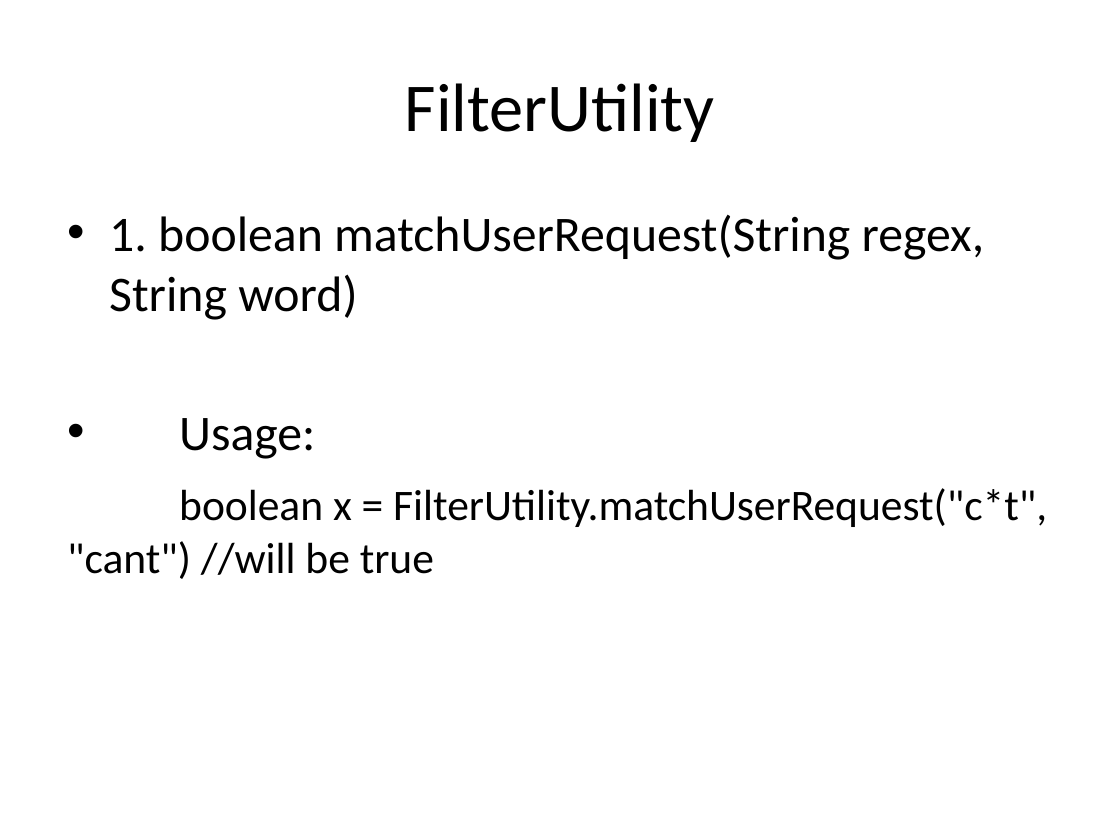
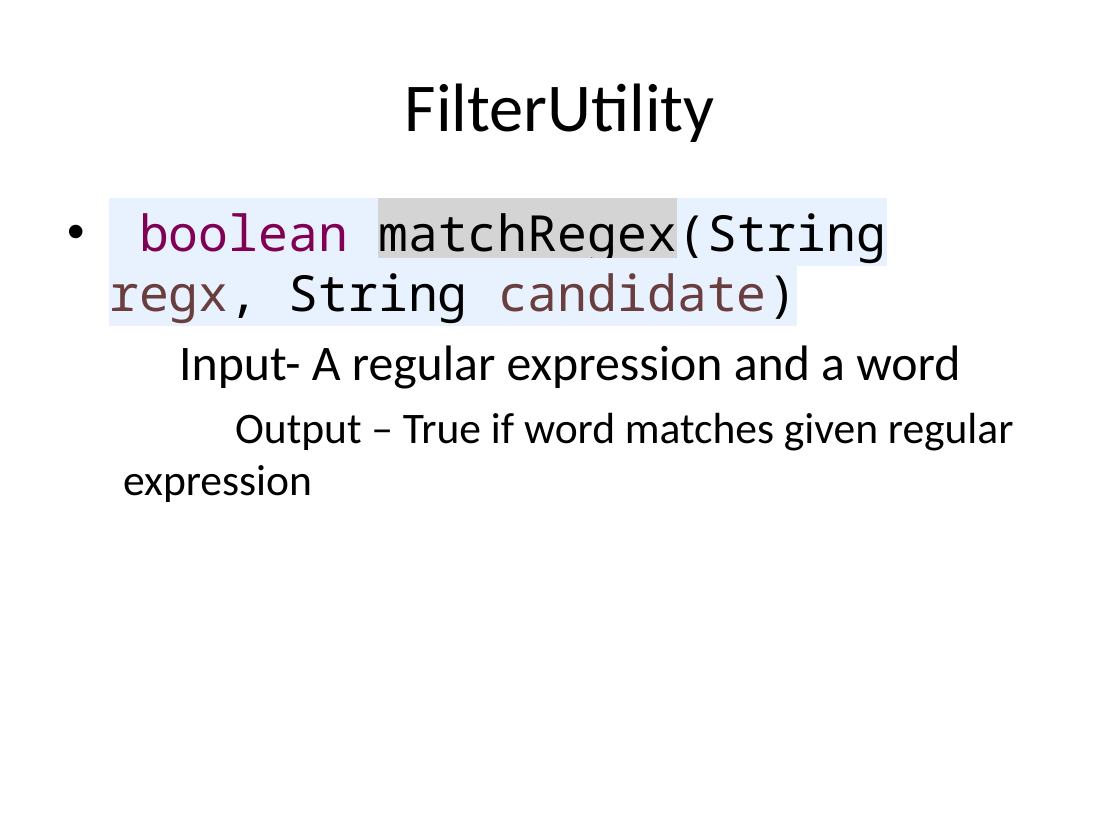
Before and after one commit to apoorvumang/Scrabble, a slide deck: slide 5 of Scrabble Word Suggestor.pptx (slide 4 before the commit). Drawn at 1120x840 pixels with LibreOffice and Linux fonts; fonts in the diff are those of the drawing. Boxes give left, top, right and bottom in pixels: in the first picture for what was removed or moved away, otherwise in the second. Text is boxed around its words. In the diff, an @@ line names an element or a change of style, - is before the commit and + after.

```diff
--- a/Scrabble Word Suggestor.pptx
+++ b/Scrabble Word Suggestor.pptx
@@ text at [109,204,1014,502]: text changed; size 28 to 32 pt @@
-• 1. boolean matchUserRequest(String regex, String word)
-• Usage:
-boolean x = FilterUtility.matchUserRequest("c*t", "cant") //will be true
+• boolean matchRegex(String regx, String candidate)
+Input- A regular expression and a word
+  Output – True if word matches given regular expression
```
Also in this commit, not shown: 3 other slides changed, 1 slide added, 6 other files.
